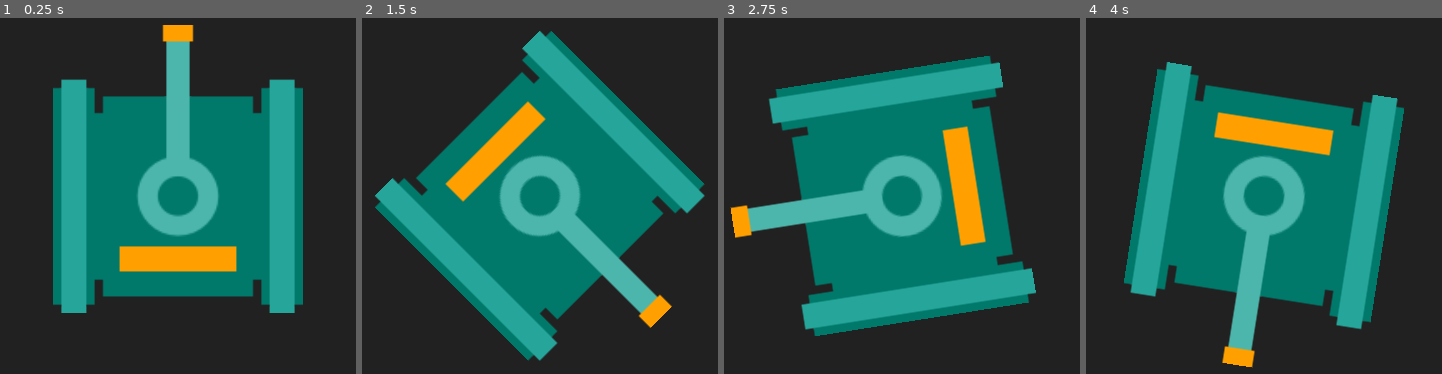
Above: before the commit, frames 1-4 (left to right).
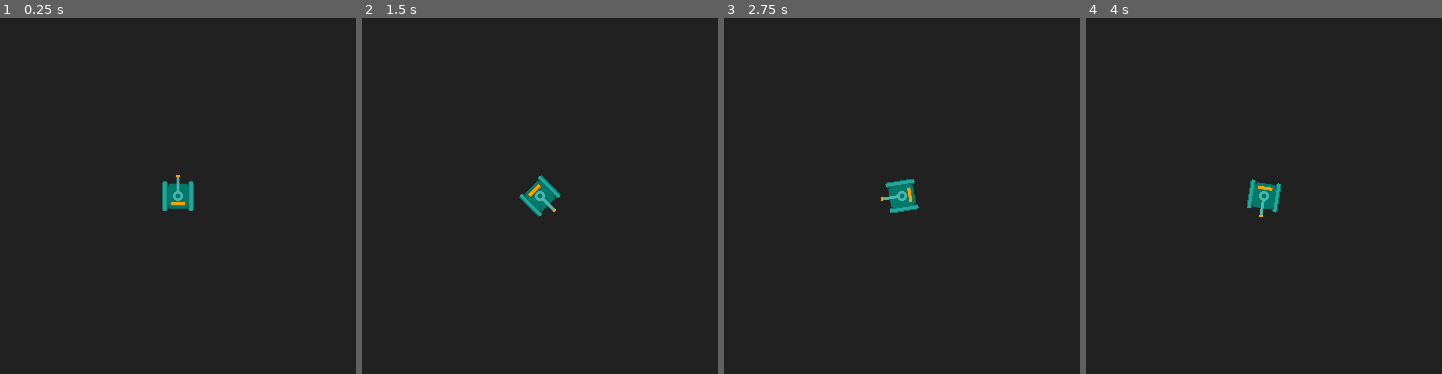
Above: after the commit, the same moments.

Repository: ashmeet28/battletanks
Game: Godot game, scene res://playground.tscn
Two runs of this game, one before a commit and one after it. Both use one fixed random seed, a clock stepped at 60 frames per second and the inputs below.
Inputs:
- Up to frame 1 (0.25 s): no input
- Up to frame 2 (1.5 s): tap Enter at 0.5 s; hold D (tank_turn_right) 0.53-1.28 s; hold S (tank_move_backwards) from 1.28 s (still down)
- Up to frame 3 (2.75 s): tap Space at 2 s; release S (tank_move_backwards) at 2.03 s; hold D (tank_turn_right) from 2.03 s (still down)
- Up to frame 4 (4 s): release D (tank_turn_right) at 2.78 s; hold W (tank_move_forward) 2.78-3.53 s; tap Enter at 3.5 s; hold A (tank_turn_left) from 3.53 s (still down)

The runs differ from the first frame. In frame 1, 42% of the frame differs, in the area x 14-86%, y 1-83%; in frame 2, 42%; in frame 3, 42%, in the area x 1-88%, y 10-90%; in frame 4, 42%.

Commit message:
Bug fix

Diff:
--- a/Tank.gd
+++ b/Tank.gd
@@ -21,7 +21,7 @@
 		neurons_layer["temp_outputs"][i] = neurons_layer["biases"][i]
 		for j in range(neurons_layer["weights"][0].size()):
 			neurons_layer["temp_outputs"][i] += input_values[j] * neurons_layer["weights"][i][j]
-			if neurons_layer["temp_outputs"][i] < 0:
+			if neurons_layer["temp_outputs"][i] < 0.0:
 				neurons_layer["temp_outputs"][i] = 0.0
 
 func neural_network_process(neural_network, input_values):
@@ -44,11 +44,6 @@
 
 const MAX_SPEED = 300.0
 
-func _ready():
-	var nn = neural_network_create([3,4,6])
-	neural_network_mutate(nn, 2, 2)
-	print(nn)
-
 func _physics_process(delta):
 	velocity = Vector2.ZERO
 	if Input.is_action_pressed("tank_move_forward"):
--- a/playground.tscn
+++ b/playground.tscn
@@ -17,4 +17,4 @@
 polygon = PackedVector2Array(0, -87, 10, -87, 10, -54, 75, -54, 75, 87, -75, 87, -75, -54, -10, -54, -10, -87)
 
 [node name="Camera2D" type="Camera2D" parent="CharacterBody2D"]
-zoom = Vector2(4, 4)
+zoom = Vector2(0.5, 0.5)
